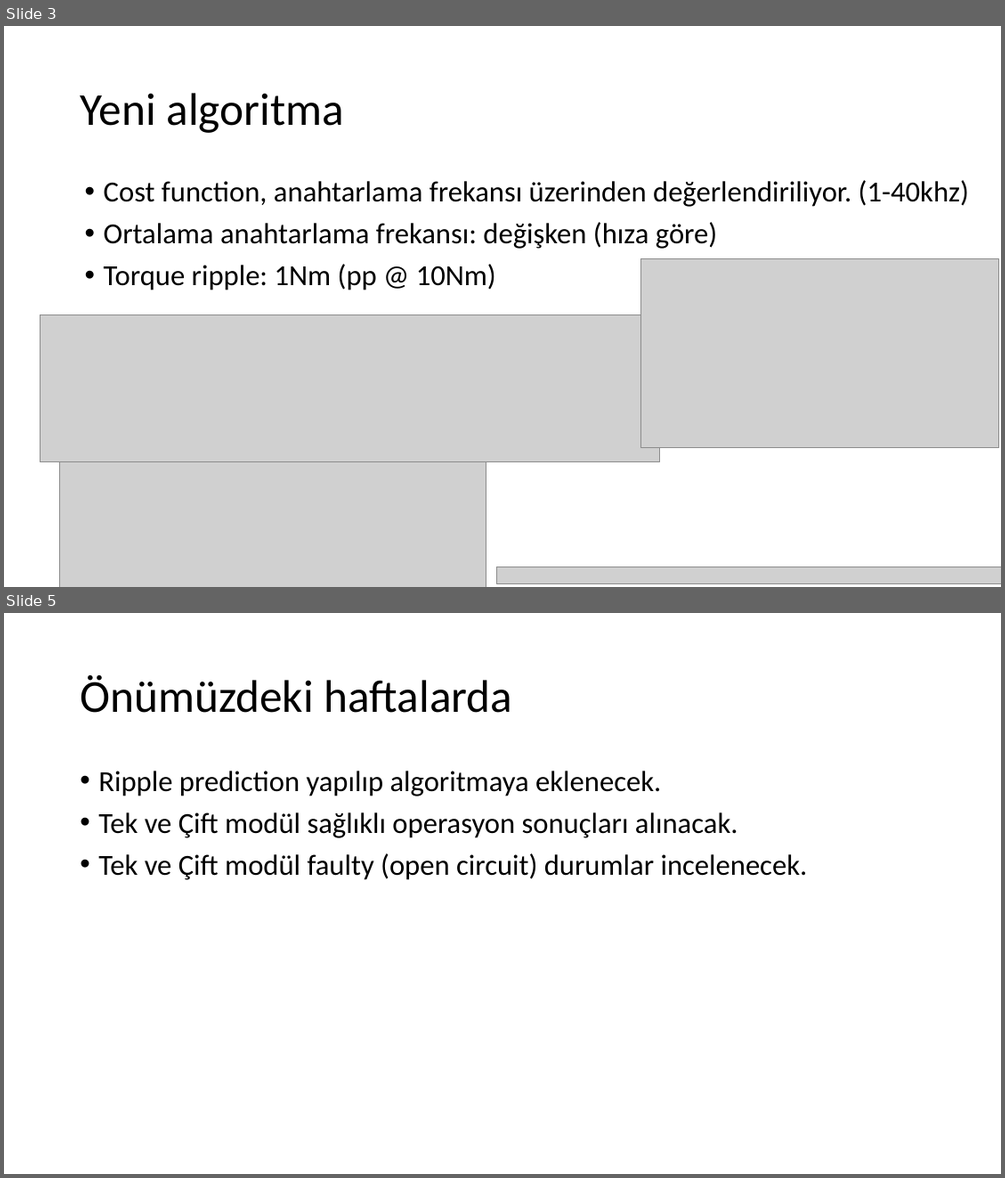
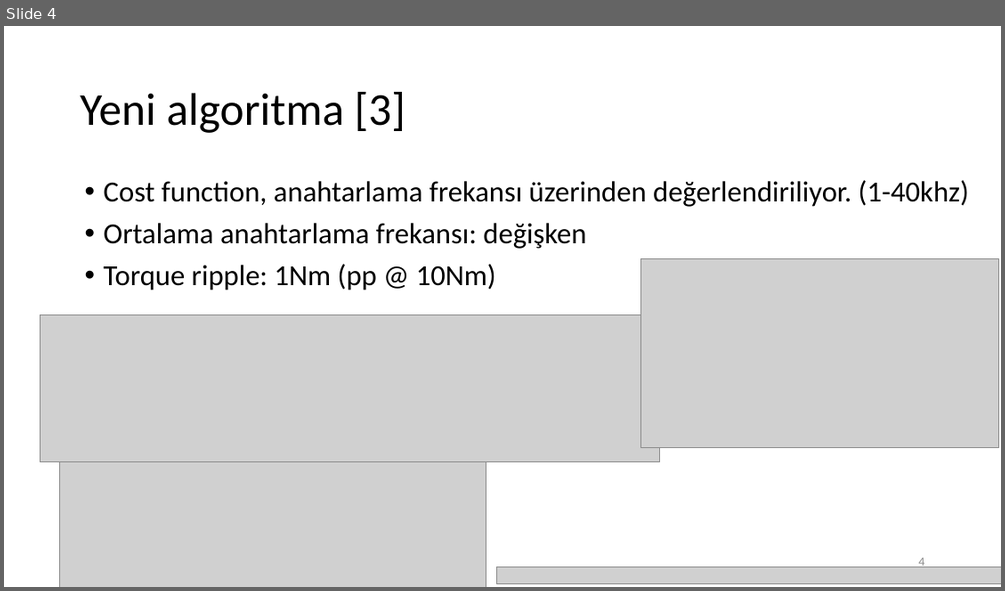
Before and after one commit to hakansrc/fault_tolerant_drives, a slide deck: Simulation/MPC/Sunumlar/MPC_sunum_week35.pptx. Shown one above the other, each under a label of ours: slides 3 and 5 before the commit, slide 4 after it; the slides between them are not shown. The pictures are 1005x1178 and 1005x591 pixels, drawn with LibreOffice and Linux fonts; fonts in the diff are those of the drawing; grey boxes stand for pictures. Boxes give left, top, right and bottom in pixels: in the first picture for what was removed or moved away, otherwise in the second. Text is boxed around its words. In the diff, an @@ line names an element or a change of style, - is before the commit and + after.

```diff
--- a/Simulation/MPC/Sunumlar/MPC_sunum_week35.pptx
+++ b/Simulation/MPC/Sunumlar/MPC_sunum_week35.pptx
@@ slide 5 removed at <box>4,613,1001,1174</box>, background #FFFFFF @@
@@ title removed at <box>80,675,512,713</box> @@
-Önümüzdeki haftalarda
@@ text removed at <box>98,771,808,880</box> @@
-• Ripple prediction yapılıp algoritmaya eklenecek.
-• Tek ve Çift modül sağlıklı operasyon sonuçları alınacak.
-• Tek ve Çift modül faulty (open circuit) durumlar incelenecek.
@@ what was slide 3 is now slide 4 @@
@@ slide 4 changed as well @@
@@ title at <box>80,92,405,133</box>: text changed @@
-Yeni algoritma
+Yeni algoritma [3]
@@ text at <box>104,223,586,248</box>: text changed @@
-• Ortalama anahtarlama frekansı: değişken (hıza göre)
+• Ortalama anahtarlama frekansı: değişken
@@ page number added at <box>918,557,924,567</box>, 12 pt, text #8C8C8C @@
+4
```
Also in this commit, not shown: 2 other slides changed, 15 slides added, 1 other slide removed, 9 other files.
